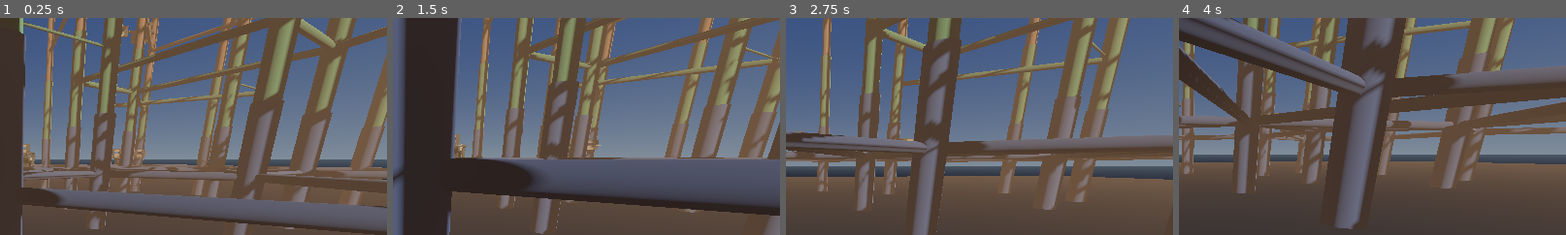
Above: before the commit, frames 1-4 (left to right).
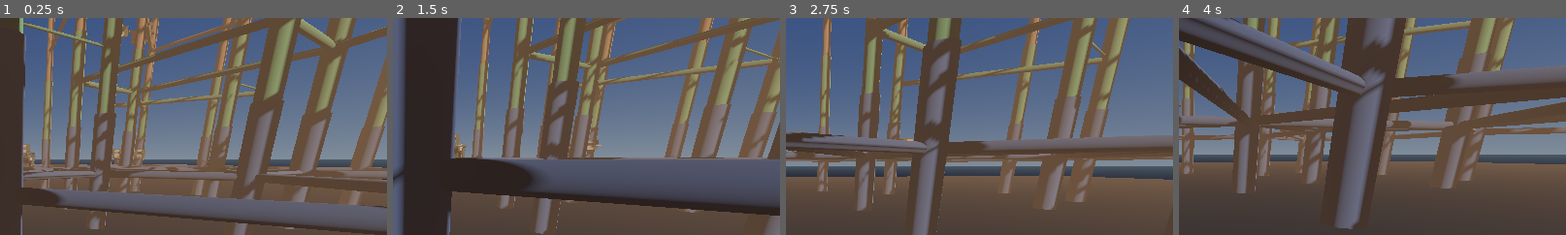
Above: after the commit, the same moments.

Repository: TaxiService/fcar
Game: Godot game, scene res://city/city_test.tscn
Same seed, same stepped clock (60 frames per second), same inputs: the game is played once before the commit and once after it.
Inputs (mouse positions are % of the whole screen's width and height, from its top left):
- Up to frame 1 (0.25 s): no input
- Up to frame 2 (1.5 s): tap Enter at 0.5 s; move the mouse to (55, 50) at 0.52 s; hold C (crouch) 0.53-1.28 s; hold W (forward) from 0.53 s (still down); click (55, 50) at 0.67 s; tap Space (jump) at 0.77 s; move the mouse to (45, 50) at 1.27 s; tap T (eject_passengers) at 1.35 s
- Up to frame 3 (2.75 s): keep holding W (forward); tap Space (jump) at 1.52 s; move the mouse to (52, 48) at 2.02 s; tap V (toggle_auto_hover) at 2.1 s
- Up to frame 4 (4 s): keep holding W (forward); move the mouse to (49, 52) at 2.77 s; tap Ctrl (toggle_com_compensation) at 2.85 s; click (49, 52) at 2.92 s; tap Space (jump) at 3.02, 3.77 s; move the mouse to (57, 51) at 3.52 s; tap R (toggle_ready_for_fares) at 3.6 s
The pictures show only the part of the screen within x 50-100%, y 0-50%; the shares and areas given below are measured in that part.

The runs differ from the first frame. In frame 1, less than 0.1% of the frame differs, in the area x 58-61%, y 40-46%; in frame 2, 0.1%, in the area x 85-89%, y 26-35%; in frame 3, less than 0.1%; in frame 4, nothing differs.

Commit message:
finally tweaked elbow to spec, hopefully

Diff:
--- a/city/building/elbow_1.tscn
+++ b/city/building/elbow_1.tscn
@@ -82,7 +82,7 @@
 ignores_collision = true
 
 [node name="Conn_Plug_Large2" type="Marker3D" parent="."]
-transform = Transform3D(1, 0, 0, 0, -4.371139e-08, 1, 0, -1, -4.371139e-08, -19.999998, 17.5, -8.7422785e-07)
+transform = Transform3D(-4.371139e-08, 0, 1, 0, 1, 0, -1, 0, -4.371139e-08, -19.999998, 17.5, -8.7422785e-07)
 script = ExtResource("4_in80i")
 size_medium = false
 size_large = true
